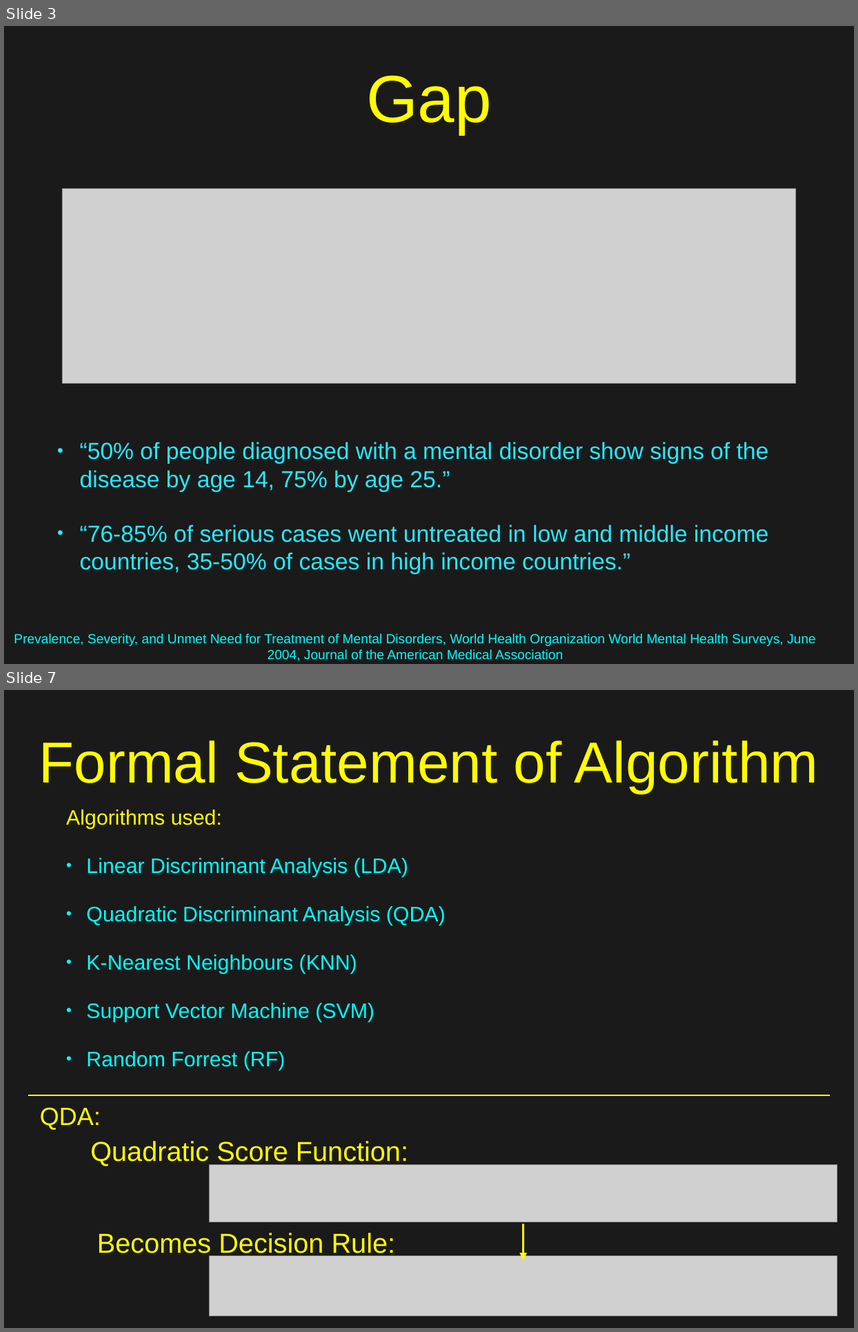
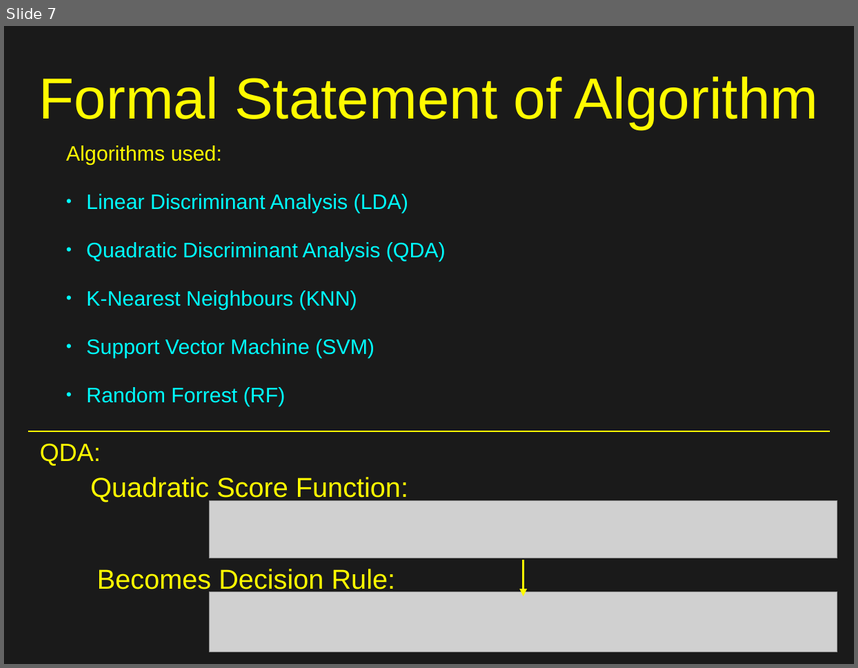
Before and after one commit to Upward-Spiral-Science/TA, a slide deck: draft/summary_presentation.pptx. Shown one above the other, each under a label of ours: slides 3 and 7 before the commit, slide 7 after it; the slides between them are not shown. The pictures are 858x1332 and 858x668 pixels, drawn with LibreOffice and Linux fonts; fonts in the diff are those of the drawing; grey boxes stand for pictures; background and template pictures are left out; a plain dark background stands for a picture behind light text. Boxes give left, top, right and bottom in pixels: in the first picture for what was removed or moved away, otherwise in the second. Text is boxed around its words. In the diff, an @@ line names an element or a change of style, - is before the commit and + after.

```diff
--- a/draft/summary_presentation.pptx
+++ b/draft/summary_presentation.pptx
@@ slide 3 removed at (4, 26, 854, 664), background picture (left out); not listed: 1 template element that a slide beside it also shows @@
@@ title removed at (366, 75, 492, 134) @@
-Gap
@@ picture removed at (63, 189, 795, 383) @@
@@ text removed at (80, 441, 769, 574) @@
-• “50% of people diagnosed with a mental disorder show signs of the disease by age 14, 75% by age 25.”
-• “76-85% of serious cases went untreated in low and middle income countries, 35-50% of cases in high income countries.”
@@ text removed at (14, 633, 816, 661) @@
-Prevalence, Severity, and Unmet Need for Treatment of Mental Disorders, World Health Organization World Mental Health Surveys, June 2004, Journal of the American Medical Association
```
Also in this commit, not shown: 3 slides changed, 3 slides added, 2 other slides removed, 2 other files.
